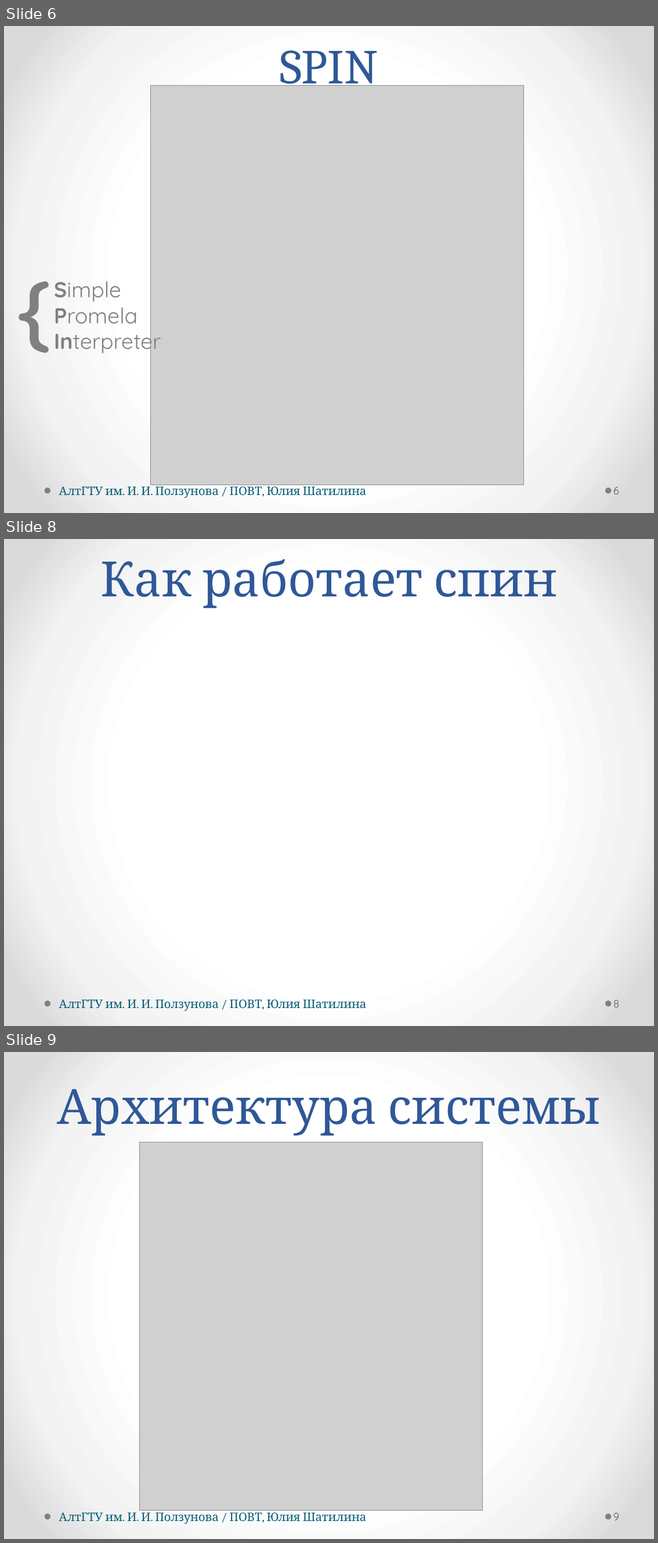
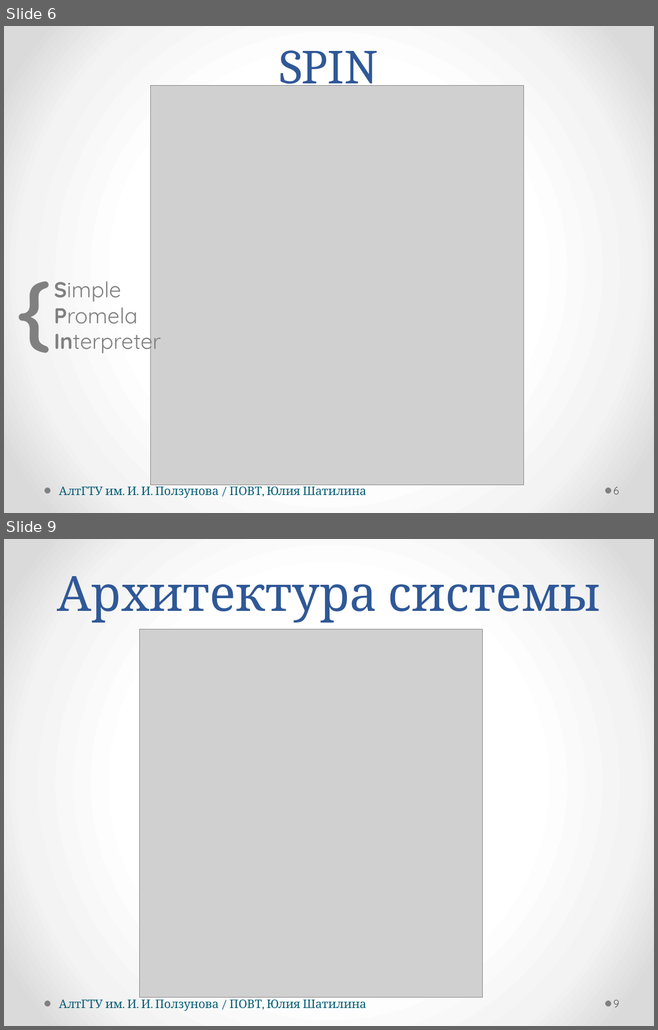
Before and after one commit to hisohito/proto-doc, a slide deck: shatilina.pptx. Shown one above the other, each under a label of ours: slides 6, 8 and 9 before the commit, slides 6 and 9 after it; the slides between them are not shown. The pictures are 658x1543 and 658x1030 pixels, drawn with LibreOffice and Linux fonts; fonts in the diff are those of the drawing; grey boxes stand for pictures. Boxes give left, top, right and bottom in pixels: in the first picture for what was removed or moved away, otherwise in the second. Text is boxed around its words. In the diff, an @@ line names an element or a change of style, - is before the commit and + after.

```diff
--- a/shatilina.pptx
+++ b/shatilina.pptx
@@ slide 8 removed at (x1=4, y1=539, x2=654, y2=1026), background gradient #FFFFFF to #F4F4F4 to #DADADA; not listed: 2 template elements that a slide beside it also shows @@
@@ text removed at (x1=100, y1=559, x2=557, y2=608) @@
-Как работает спин
@@ text removed at (x1=59, y1=1000, x2=366, y2=1011) @@
-АлтГТУ им. И. И. Ползунова / ПОВТ, Юлия Шатилина
@@ page number removed at (x1=613, y1=1000, x2=619, y2=1008) @@
-8
```
Also in this commit, not shown: 3 slides changed, 2 other slides removed, 1 other file.
